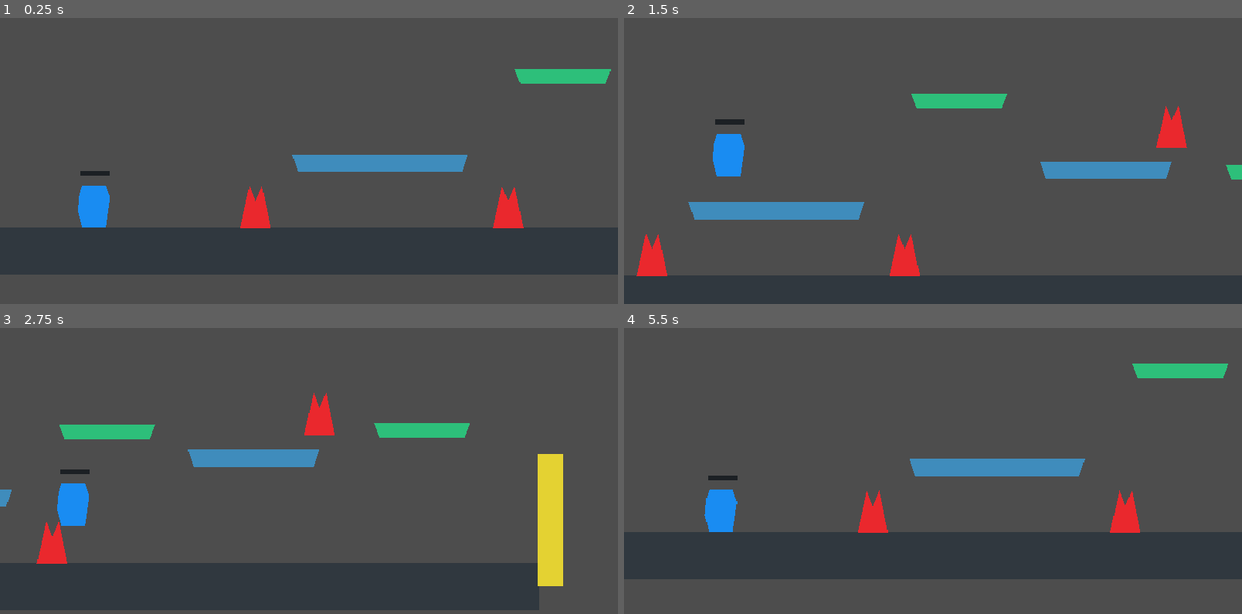
Above: before the commit, frames 1-4 (two rows, left to right).
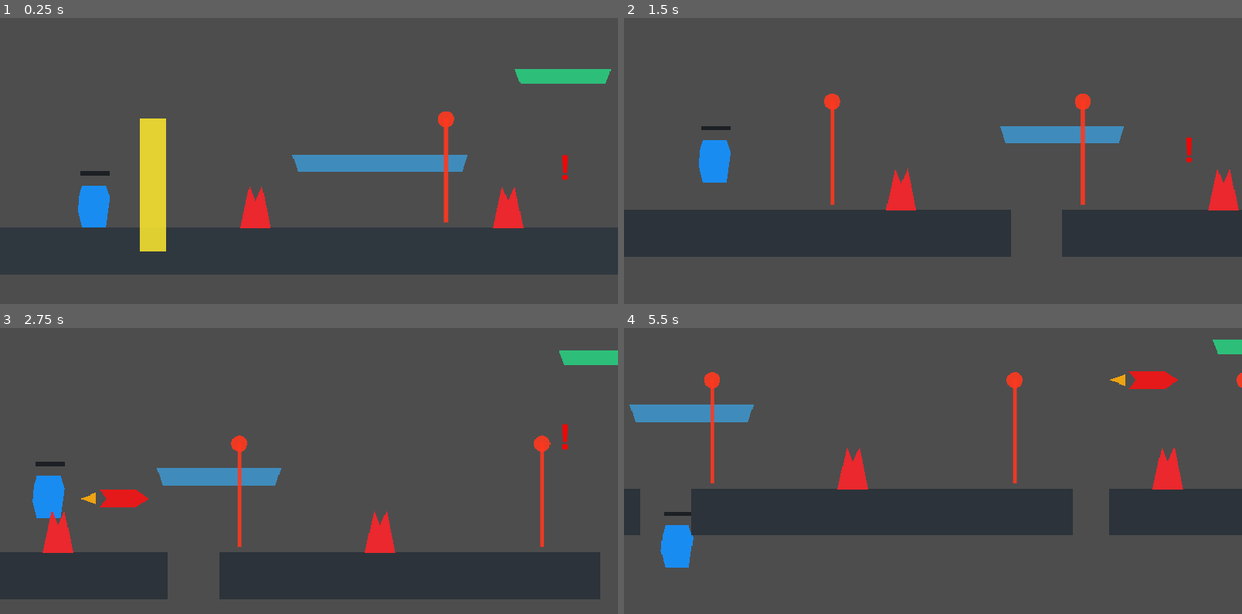
Above: after the commit, the same moments.

Repository: lorenzopirrone/SpazioTerzo
Game: Godot game, scene res://scenes/main.tscn
Same seed, same stepped clock (60 frames per second), same inputs: the game is played once before the commit and once after it. Sound files missing from this copy of the repository are replaced by a short silence.
Inputs (mouse positions are in pixels of both pictures, inside the frame that each line leads up to):
- Up to frame 1 (0.25 s): no input
- Up to frame 2 (1.5 s): move the mouse to (1068, 146) at 0.52 s; hold F (runner_punch) 0.53-1.28 s; click (1068, 146) at 0.67 s; tap Space (runner_jump) at 0.77 s; move the mouse to (809, 175) at 1.27 s; tap F (runner_punch) at 1.35 s; click (809, 175) at 1.42 s
- Up to frame 3 (2.75 s): tap Space (runner_jump) at 1.52 s; move the mouse to (370, 408) at 2.02 s; hold F (runner_punch) from 2.03 s (still down); click (370, 408) at 2.17 s
- Up to frame 4 (5.5 s): move the mouse to (902, 528) at 2.77 s; release F (runner_punch) at 2.78 s; tap F (runner_punch) at 2.85, 4.35 s; click (902, 528) at 2.92 s; tap Space (runner_jump) at 3.02, 3.77, 4.52 s; move the mouse to (1118, 513) at 3.52 s; hold F (runner_punch) 3.53-4.28 s; click (1118, 513) at 3.67 s; move the mouse to (747, 428) at 4.27 s; click (747, 428) at 4.42 s; move the mouse to (963, 471) at 5.02 s; hold F (runner_punch) from 5.03 s (still down); click (963, 471) at 5.17 s

The runs differ from the first frame. In frame 1, 2.5% of the frame differs, in the area x 22-92%, y 32-82%; in frame 2, 33%; in frame 3, 18%; in frame 4, 35%, in the area x 0-100%, y 4-88%.

Commit message:
Wip

Diff:
--- a/spazio-terzo/scenes/actors/player.tscn
+++ b/spazio-terzo/scenes/actors/player.tscn
@@ -1,6 +1,7 @@
-[gd_scene load_steps=4 format=3]
+[gd_scene load_steps=5 format=3]
 
 [ext_resource type="Script" path="res://scripts/player_runner.gd" id="1_player"]
+[ext_resource type="Script" path="res://scripts/jump_trajectory_preview.gd" id="2_trajectory"]
 
 [sub_resource type="RectangleShape2D" id="RectangleShape2D_body"]
 size = Vector2(36, 58)
@@ -8,7 +9,7 @@
 [sub_resource type="RectangleShape2D" id="RectangleShape2D_punch"]
 size = Vector2(64, 22)
 
-[node name="Player" type="CharacterBody2D"]
+[node name="Player" type="CharacterBody2D" groups=["player"]]
 script = ExtResource("1_player")
 
 [node name="Body" type="Polygon2D" parent="."]
@@ -41,3 +42,6 @@
 color = Color(1, 0.78, 0.22, 1)
 polygon = PackedVector2Array(0, -48, 40, -48, 40, -42, 0, -42)
 position = Vector2(-20, 0)
+
+[node name="JumpTrajectoryPreview" type="Node2D" parent="."]
+script = ExtResource("2_trajectory")
--- /dev/null
+++ b/spazio-terzo/scenes/environment/audio_peak_marker.tscn
@@ -0,0 +1,6 @@
+[gd_scene load_steps=2 format=3]
+
+[ext_resource type="Script" path="res://scripts/audio_peak_marker.gd" id="1_marker"]
+
+[node name="AudioPeakMarker" type="Node2D"]
+script = ExtResource("1_marker")
--- /dev/null
+++ b/spazio-terzo/scenes/environment/incoming_obstacle.tscn
@@ -0,0 +1,38 @@
+[gd_scene load_steps=4 format=3]
+
+[ext_resource type="Script" path="res://scripts/incoming_obstacle.gd" id="1_incoming"]
+
+[sub_resource type="CapsuleShape2D" id="CapsuleShape2D_missile"]
+radius = 13.0
+height = 58.0
+
+[node name="IncomingObstacle" type="Node2D"]
+script = ExtResource("1_incoming")
+
+[node name="Warning" type="Label" parent="."]
+offset_left = -12.0
+offset_top = -44.0
+offset_right = 12.0
+offset_bottom = 12.0
+theme_override_colors/font_color = Color(1, 0, 0, 1)
+theme_override_font_sizes/font_size = 48
+text = "!"
+horizontal_alignment = 1
+vertical_alignment = 1
+
+[node name="Missile" type="Area2D" parent="."]
+collision_layer = 4
+collision_mask = 3
+
+[node name="Visual" type="Polygon2D" parent="Missile"]
+color = Color(0.9, 0.1, 0.1, 1)
+polygon = PackedVector2Array(-34, -12, 16, -12, 34, 0, 16, 12, -34, 12, -24, 0)
+
+[node name="Flame" type="Polygon2D" parent="Missile"]
+position = Vector2(-38, 0)
+color = Color(1, 0.68, 0.05, 0.9)
+polygon = PackedVector2Array(0, -8, -22, 0, 0, 8)
+
+[node name="CollisionShape2D" type="CollisionShape2D" parent="Missile"]
+rotation = 1.5708
+shape = SubResource("CapsuleShape2D_missile")
--- a/spazio-terzo/scenes/environment/moving_platform.tscn
+++ b/spazio-terzo/scenes/environment/moving_platform.tscn
@@ -16,3 +16,5 @@
 
 [node name="CollisionShape2D" type="CollisionShape2D" parent="."]
 shape = SubResource("RectangleShape2D_platform")
+one_way_collision = true
+one_way_collision_margin = 10.0
--- /dev/null
+++ b/spazio-terzo/scenes/environment/trampoline.tscn
@@ -0,0 +1,40 @@
+[gd_scene load_steps=5 format=3]
+
+[ext_resource type="Script" path="res://scripts/trampoline.gd" id="1_trampoline"]
+[ext_resource type="Script" path="res://scripts/trampoline_trajectory_preview.gd" id="2_preview"]
+
+[sub_resource type="RectangleShape2D" id="RectangleShape2D_trigger"]
+size = Vector2(86, 22)
+
+[sub_resource type="RectangleShape2D" id="RectangleShape2D_body"]
+size = Vector2(92, 18)
+
+[node name="Trampoline" type="Area2D"]
+collision_mask = 1
+script = ExtResource("1_trampoline")
+
+[node name="Visual" type="Polygon2D" parent="."]
+color = Color(0.08, 0.82, 0.44, 1)
+polygon = PackedVector2Array(-46, 5, -36, -9, 36, -9, 46, 5, 32, 9, -32, 9)
+
+[node name="Pad" type="Polygon2D" parent="."]
+color = Color(1, 0.95, 0.2, 1)
+polygon = PackedVector2Array(-34, -12, 34, -12, 28, -4, -28, -4)
+
+[node name="CollisionShape2D" type="CollisionShape2D" parent="."]
+position = Vector2(0, -10)
+shape = SubResource("RectangleShape2D_trigger")
+
+[node name="SolidBase" type="StaticBody2D" parent="."]
+collision_layer = 1
+collision_mask = 1
+
+[node name="CollisionShape2D" type="CollisionShape2D" parent="SolidBase"]
+position = Vector2(0, 5)
+shape = SubResource("RectangleShape2D_body")
+one_way_collision = true
+one_way_collision_margin = 10.0
+
+[node name="TrampolineTrajectoryPreview" type="Node2D" parent="."]
+position = Vector2(0, -18)
+script = ExtResource("2_preview")
--- a/spazio-terzo/scenes/levels/level_01.tscn
+++ b/spazio-terzo/scenes/levels/level_01.tscn
@@ -6,9 +6,13 @@
 [ext_resource type="PackedScene" path="res://scenes/environment/finish_line.tscn" id="4_finish"]
 [ext_resource type="Script" path="res://scripts/level_root.gd" id="5_level"]
 [ext_resource type="Script" path="res://scripts/runner_camera.gd" id="6_camera"]
+[ext_resource type="PackedScene" path="res://scenes/environment/incoming_obstacle.tscn" id="7_incoming"]
+[ext_resource type="PackedScene" path="res://scenes/environment/audio_peak_marker.tscn" id="8_peak_marker"]
+[ext_resource type="PackedScene" path="res://scenes/environment/trampoline.tscn" id="9_trampoline"]
+[ext_resource type="AudioStreamWAV" path="res://Audio/guaglio_demo_16bit.wav" id="10_audio"]
 
 [sub_resource type="RectangleShape2D" id="RectangleShape2D_ground"]
-size = Vector2(1500, 64)
+size = Vector2(43000, 64)
 
 [sub_resource type="RectangleShape2D" id="RectangleShape2D_platform_a"]
 size = Vector2(240, 24)
@@ -18,6 +22,10 @@
 
 [node name="Level01" type="Node2D" groups=["level_root"]]
 script = ExtResource("5_level")
+audio_stream = ExtResource("10_audio")
+manual_track_duration_seconds = 160.82
+peak_times = Array[float]([2.04, 4.02, 5.94, 7.92, 9.9, 11.88, 13.8, 15.78, 17.28, 19.26, 21.24, 25.2, 27.6, 29.52, 31.02, 34.68, 37.44, 40.92, 43.32, 45.3, 46.74, 48.78, 50.46, 52.08, 53.52, 56.28, 58.62, 63.0, 64.98, 66.96, 68.94, 70.86, 72.84, 74.82, 76.8, 79.08, 81.96, 84.66, 87.36, 90.9, 92.52, 93.96, 97.62, 100.38, 103.86, 109.74, 111.72, 113.4, 115.02, 116.52, 119.28, 121.56, 125.94, 127.92, 129.9, 131.88, 133.86, 135.78, 137.76, 139.74, 141.72, 143.7, 145.62, 147.6, 151.56, 153.0, 155.46, 157.32])
+peak_marker_scene = ExtResource("8_peak_marker")
 
 [node name="Player" parent="." instance=ExtResource("1_player")]
 position = Vector2(90, 420)
@@ -32,11 +40,11 @@
 horizontal_lookahead = 340.0
 
 [node name="Ground" type="StaticBody2D" parent="."]
-position = Vector2(620, 510)
+position = Vector2(21500, 510)
 
 [node name="Visual" type="Polygon2D" parent="Ground"]
 color = Color(0.19, 0.22, 0.25, 1)
-polygon = PackedVector2Array(-750, -32, 750, -32, 750, 32, -750, 32)
+polygon = PackedVector2Array(-21500, -32, 21500, -32, 21500, 32, -21500, 32)
 
 [node name="CollisionShape2D" type="CollisionShape2D" parent="Ground"]
 shape = SubResource("RectangleShape2D_ground")
@@ -50,6 +58,8 @@
 
 [node name="CollisionShape2D" type="CollisionShape2D" parent="StepPlatform"]
 shape = SubResource("RectangleShape2D_platform_a")
+one_way_collision = true
+one_way_collision_margin = 10.0
 
 [node name="UpperPlatform" type="StaticBody2D" parent="."]
 position = Vector2(980, 335)
@@ -60,6 +70,8 @@
 
 [node name="CollisionShape2D" type="CollisionShape2D" parent="UpperPlatform"]
 shape = SubResource("RectangleShape2D_platform_b")
+one_way_collision = true
+one_way_collision_margin = 10.0
 
 [node name="FlyingPlatformA" parent="." instance=ExtResource("3_platform")]
 position = Vector2(780, 300)
@@ -80,5 +92,24 @@
 [node name="ObstacleC" parent="." instance=ExtResource("2_obstacle")]
 position = Vector2(1070, 275)
 
+[node name="IncomingObstacleA" parent="." instance=ExtResource("7_incoming")]
+position = Vector2(825, 405)
+
+[node name="IncomingObstacleB" parent="." instance=ExtResource("7_incoming")]
+position = Vector2(1190, 285)
+warning_time = 0.9
+speed = 620.0
+
+[node name="TrampolineA" parent="." instance=ExtResource("9_trampoline")]
+position = Vector2(1480, 490)
+
+[node name="TrampolineB" parent="." instance=ExtResource("9_trampoline")]
+position = Vector2(2640, 490)
+launch_velocity = -1040.0
+
 [node name="FinishLine" parent="." instance=ExtResource("4_finish")]
 position = Vector2(1385, 420)
+
+[node name="AudioStreamPlayer" type="AudioStreamPlayer" parent="."]
+
+[node name="AudioPeakMarkers" type="Node2D" parent="."]
--- a/spazio-terzo/scenes/levels/level_02.tscn
+++ b/spazio-terzo/scenes/levels/level_02.tscn
@@ -1,11 +1,13 @@
-[gd_scene load_steps=11 format=3]
+[gd_scene load_steps=13 format=3 uid="uid://co8cx6u2i0ivx"]
 
 [ext_resource type="PackedScene" path="res://scenes/actors/player.tscn" id="1_player"]
 [ext_resource type="PackedScene" path="res://scenes/environment/obstacle.tscn" id="2_obstacle"]
 [ext_resource type="PackedScene" path="res://scenes/environment/moving_platform.tscn" id="3_platform"]
 [ext_resource type="PackedScene" path="res://scenes/environment/finish_line.tscn" id="4_finish"]
-[ext_resource type="Script" path="res://scripts/level_root.gd" id="5_level"]
-[ext_resource type="Script" path="res://scripts/runner_camera.gd" id="6_camera"]
+[ext_resource type="Script" uid="uid://bmdaxe4v554mg" path="res://scripts/level_root.gd" id="5_level"]
+[ext_resource type="Script" uid="uid://dct11fo22cgaa" path="res://scripts/runner_camera.gd" id="6_camera"]
+[ext_resource type="PackedScene" path="res://scenes/environment/incoming_obstacle.tscn" id="7_incoming"]
+[ext_resource type="PackedScene" path="res://scenes/environment/audio_peak_marker.tscn" id="8_peak_marker"]
 
 [sub_resource type="RectangleShape2D" id="RectangleShape2D_ground_a"]
 size = Vector2(620, 64)
@@ -21,15 +23,18 @@
 
 [node name="Level02" type="Node2D" groups=["level_root"]]
 script = ExtResource("5_level")
+manual_track_duration_seconds = 6.0
+peak_times = Array[float]([1.0, 2.2, 3.65, 4.75])
+peak_marker_scene = ExtResource("8_peak_marker")
 
 [node name="Player" parent="." instance=ExtResource("1_player")]
-position = Vector2(90, 420)
+position = Vector2(51, 422)
 run_speed = 285.0
 jump_velocity = -590.0
+gravity = 1200.0
 
 [node name="RunnerCamera" type="Camera2D" parent="."]
 position = Vector2(410, 360)
-zoom = Vector2(1, 1)
 position_smoothing_enabled = true
 position_smoothing_speed = 8.0
 script = ExtResource("6_camera")
@@ -75,6 +80,8 @@
 
 [node name="CollisionShape2D" type="CollisionShape2D" parent="FloatingStep"]
 shape = SubResource("RectangleShape2D_platform")
+one_way_collision = true
+one_way_collision_margin = 10.0
 
 [node name="FlyingPlatformA" parent="." instance=ExtResource("3_platform")]
 position = Vector2(1180, 330)
@@ -98,5 +105,22 @@
 [node name="ObstacleD" parent="." instance=ExtResource("2_obstacle")]
 position = Vector2(1510, 450)
 
+[node name="IncomingObstacleA" parent="." instance=ExtResource("7_incoming")]
+position = Vector2(680, 405)
+
+[node name="IncomingObstacleB" parent="." instance=ExtResource("7_incoming")]
+position = Vector2(1160, 330)
+speed = 620.0
+warning_time = 0.85
+
+[node name="IncomingObstacleC" parent="." instance=ExtResource("7_incoming")]
+position = Vector2(1540, 405)
+speed = 680.0
+warning_time = 0.65
+
 [node name="FinishLine" parent="." instance=ExtResource("4_finish")]
 position = Vector2(1785, 420)
+
+[node name="AudioStreamPlayer" type="AudioStreamPlayer" parent="."]
+
+[node name="AudioPeakMarkers" type="Node2D" parent="."]
--- /dev/null
+++ b/spazio-terzo/scripts/audio_peak_marker.gd
@@ -0,0 +1,9 @@
+extends Node2D
+
+@export var marker_height: float = 140.0
+@export var marker_color: Color = Color(1.0, 0.22, 0.12, 0.9)
+
+
+func _draw() -> void:
+	draw_line(Vector2.ZERO, Vector2(0.0, -marker_height), marker_color, 4.0, true)
+	draw_circle(Vector2(0.0, -marker_height), 11.0, marker_color)
--- /dev/null
+++ b/spazio-terzo/scripts/incoming_obstacle.gd
@@ -0,0 +1,91 @@
+extends Node2D
+
+@export var speed: float = 560.0
+@export var trigger_distance: float = 760.0
+@export var warning_time: float = 0.75
+@export var spawn_offset_from_camera: float = 90.0
+@export var despawn_left_margin: float = 260.0
+@export var can_be_punched: bool = true
+
+@onready var warning: Label = $Warning
+@onready var missile: Area2D = $Missile
+
+var _trigger_x: float
+var _lane_y: float
+var _state := "waiting"
+var _warning_timer: float = 0.0
+var _player: Node2D
+
+
+func _ready() -> void:
+	_trigger_x = global_position.x
+	_lane_y = global_position.y
+	_player = get_tree().get_first_node_in_group("player") as Node2D
+	warning.hide()
+	missile.hide()
+	missile.monitoring = false
+	missile.body_entered.connect(_on_missile_body_entered)
+	missile.area_entered.connect(_on_missile_area_entered)
+
+
+func _process(delta: float) -> void:
+	if _player == null:
+		_player = get_tree().get_first_node_in_group("player") as Node2D
+		return
+
+	match _state:
+		"waiting":
+			if _player.global_position.x >= _trigger_x - trigger_distance:
+				_start_warning()
+		"warning":
+			_follow_camera_edge()
+			_warning_timer -= delta
+			if _warning_timer <= 0.0:
+				_launch()
+		"launched":
+			global_position.x -= speed * delta
+			var camera := get_viewport().get_camera_2d()
+			var left_edge := _player.global_position.x - despawn_left_margin
+			if camera:
+				left_edge = camera.get_screen_center_position().x - (get_viewport_rect().size.x * 0.5 / camera.zoom.x) - despawn_left_margin
+			if global_position.x < left_edge:
+				queue_free()
+
+
+func _start_warning() -> void:
+	_state = "warning"
+	_warning_timer = warning_time
+	global_position.y = _lane_y
+	_follow_camera_edge()
+	warning.show()
+
+
+func _follow_camera_edge() -> void:
+	var camera := get_viewport().get_camera_2d()
+	if camera:
+		global_position.x = camera.get_screen_center_position().x + (get_viewport_rect().size.x * 0.5 / camera.zoom.x) - 72.0
+	else:
+		global_position.x = _player.global_position.x + trigger_distance
+
+
+func _launch() -> void:
+	var camera := get_viewport().get_camera_2d()
+	if camera:
+		global_position.x = camera.get_screen_center_position().x + (get_viewport_rect().size.x * 0.5 / camera.zoom.x) + spawn_offset_from_camera
+	else:
+		global_position.x = _player.global_position.x + trigger_distance
+
+	warning.hide()
+	missile.show()
+	missile.monitoring = true
+	_state = "launched"
+
+
+func _on_missile_body_entered(body: Node2D) -> void:
+	if body.has_method("take_hit"):
+		body.take_hit()
+
+
+func _on_missile_area_entered(area: Area2D) -> void:
+	if can_be_punched and area.name == "PunchArea":
+		queue_free()
--- /dev/null
+++ b/spazio-terzo/scripts/jump_trajectory_preview.gd
@@ -0,0 +1,58 @@
+@tool
+extends Node2D
+
+@export var preview_time: float = 0.95:
+	set(value):
+		preview_time = value
+		queue_redraw()
+@export var step_time: float = 0.06:
+	set(value):
+		step_time = value
+		queue_redraw()
+@export var line_color: Color = Color(1.0, 0.85, 0.2, 0.85):
+	set(value):
+		line_color = value
+		queue_redraw()
+@export var point_radius: float = 4.0:
+	set(value):
+		point_radius = value
+		queue_redraw()
+
+
+func _ready() -> void:
+	if not Engine.is_editor_hint():
+		hide()
+		set_process(false)
+
+
+func _process(_delta: float) -> void:
+	if Engine.is_editor_hint():
+		queue_redraw()
+
+
+func _draw() -> void:
+	if not Engine.is_editor_hint():
+		return
+
+	var player := get_parent()
+	if player == null:
+		return
+
+	var run_speed := float(player.get("run_speed"))
+	var jump_velocity := float(player.get("jump_velocity"))
+	var gravity := float(player.get("gravity"))
+	var points: PackedVector2Array = []
+	var t := 0.0
+
+	while t <= preview_time:
+		var x := run_speed * t
+		var y := jump_velocity * t + 0.5 * gravity * t * t
+		points.append(Vector2(x, y))
+		t += maxf(step_time, 0.01)
+
+	if points.size() < 2:
+		return
+
+	draw_polyline(points, line_color, 3.0, true)
+	for point in points:
+		draw_circle(point, point_radius, line_color)
--- a/spazio-terzo/scripts/level_root.gd
+++ b/spazio-terzo/scripts/level_root.gd
@@ -7,6 +7,18 @@
 @export var player_path: NodePath = ^"Player"
 @export var death_y: float = 760.0
 
+@export_group("Audio Sync")
+@export var audio_stream: AudioStream
+@export var manual_track_duration_seconds: float = 0.0
+@export var auto_place_finish_line: bool = true
+@export var finish_line_path: NodePath = ^"FinishLine"
+@export var finish_padding: float = 0.0
+@export var audio_player_path: NodePath = ^"AudioStreamPlayer"
+@export var peak_times: Array[float] = []
+@export var peak_marker_scene: PackedScene
+@export var peak_marker_parent_path: NodePath = ^"AudioPeakMarkers"
+@export var peak_marker_y: float = 470.0
+
 var player: Node2D
 
 
@@ -14,6 +26,7 @@
 	player = get_node_or_null(player_path) as Node2D
 	if player:
 		player.connect("died", _on_player_died)
+	_setup_audio_sync()
 
 
 func _physics_process(_delta: float) -> void:
@@ -27,3 +40,49 @@
 
 func _on_player_died() -> void:
 	player_died.emit()
+
+
+func _setup_audio_sync() -> void:
+	var duration := _get_track_duration()
+	if duration <= 0.0:
+		return
+
+	var player_speed := float(player.get("run_speed"))
+	var start_x := player.global_position.x
+	if auto_place_finish_line:
+		var finish_line := get_node_or_null(finish_line_path) as Node2D
+		if finish_line:
+			finish_line.global_position.x = start_x + player_speed * duration + finish_padding
+
+	var audio_player := get_node_or_null(audio_player_path) as AudioStreamPlayer
+	if audio_player and audio_stream:
+		audio_player.stream = audio_stream
+		audio_player.play()
+
+	_create_peak_markers(start_x, player_speed)
+
+
+func _get_track_duration() -> float:
+	if audio_stream and audio_stream.get_length() > 0.0:
+		return audio_stream.get_length()
+	return manual_track_duration_seconds
+
+
+func _create_peak_markers(start_x: float, player_speed: float) -> void:
+	if peak_marker_scene == null:
+		return
+
+	var parent := get_node_or_null(peak_marker_parent_path) as Node2D
+	if parent == null:
+		parent = self
+
+	for child in parent.get_children():
+		child.queue_free()
+
+	for peak_time in peak_times:
+		if peak_time < 0.0:
+			continue
+
+		var marker := peak_marker_scene.instantiate() as Node2D
+		parent.add_child(marker)
+		marker.global_position = Vector2(start_x + player_speed * peak_time, peak_marker_y)
--- a/spazio-terzo/scripts/player_runner.gd
+++ b/spazio-terzo/scripts/player_runner.gd
@@ -95,6 +95,16 @@
 	died.emit()
 
 
+func apply_jump_impulse(vertical_velocity: float, horizontal_boost: float = 0.0) -> void:
+	if _dead:
+		return
+
+	velocity.y = vertical_velocity
+	velocity.x = maxf(velocity.x, run_speed + horizontal_boost)
+	_coyote_timer = 0.0
+	_jump_buffer_timer = 0.0
+
+
 func _handle_screen_touch(event: InputEventScreenTouch) -> void:
 	if event.pressed:
 		if event.position.x < get_viewport_rect().size.x * punch_screen_split:
--- /dev/null
+++ b/spazio-terzo/scripts/trampoline.gd
@@ -0,0 +1,13 @@
+extends Area2D
+
+@export var launch_velocity: float = -920.0
+@export var horizontal_boost: float = 0.0
+
+
+func _ready() -> void:
+	body_entered.connect(_on_body_entered)
+
+
+func _on_body_entered(body: Node2D) -> void:
+	if body.has_method("apply_jump_impulse"):
+		body.apply_jump_impulse(launch_velocity, horizontal_boost)
--- /dev/null
+++ b/spazio-terzo/scripts/trampoline_trajectory_preview.gd
@@ -0,0 +1,59 @@
+@tool
+extends Node2D
+
+@export var run_speed: float = 260.0:
+	set(value):
+		run_speed = value
+		queue_redraw()
+@export var launch_velocity: float = -920.0:
+	set(value):
+		launch_velocity = value
+		queue_redraw()
+@export var gravity: float = 1500.0:
+	set(value):
+		gravity = value
+		queue_redraw()
+@export var preview_time: float = 1.25:
+	set(value):
+		preview_time = value
+		queue_redraw()
+@export var step_time: float = 0.06:
+	set(value):
+		step_time = value
+		queue_redraw()
+@export var line_color: Color = Color(0.15, 0.95, 0.55, 0.88):
+	set(value):
+		line_color = value
+		queue_redraw()
+
+
+func _ready() -> void:
+	if not Engine.is_editor_hint():
+		hide()
+		set_process(false)
+
+
+func _process(_delta: float) -> void:
+	if Engine.is_editor_hint():
+		var trampoline := get_parent()
+		if trampoline:
+			launch_velocity = float(trampoline.get("launch_velocity"))
+		queue_redraw()
+
+
+func _draw() -> void:
+	if not Engine.is_editor_hint():
+		return
+
+	var points: PackedVector2Array = []
+	var t := 0.0
+	while t <= preview_time:
+		points.append(Vector2(run_speed * t, launch_velocity * t + 0.5 * gravity * t * t))
+		t += maxf(step_time, 0.01)
+
+	if points.size() < 2:
+		return
+
+	draw_polyline(points, line_color, 3.0, true)
+	for point in points:
+		draw_circle(point, 4.0, line_color)
Not shown, added: spazio-terzo/Audio/guaglio_demo_16bit.wav.import
Not shown: 1 places in spazio-terzo/scenes/levels/level_01.tscn that only renumber resources
Not shown, added: spazio-terzo/scripts/audio_peak_marker.gd.uid
Not shown, added: spazio-terzo/scripts/incoming_obstacle.gd.uid
Not shown, added: spazio-terzo/scripts/jump_trajectory_preview.gd.uid
Not shown, added: spazio-terzo/scripts/trampoline.gd.uid
Not shown, added: spazio-terzo/scripts/trampoline_trajectory_preview.gd.uid
Not shown, added: spazio-terzo/Audio/guaglio_demo_16bit.wav
Not shown, added: spazio-terzo/Audio/guaglio_demo_16bit.wav.import53850303.tmp
Not shown, added: spazio-terzo/scripts/trampoline.gd.uid12198612.tmp
Not shown, added: spazio-terzo/scripts/trampoline.gd.uid4923170.tmp
Not shown, added: spazio-terzo/scripts/trampoline_trajectory_preview.gd.uid21080964.tmp
(and 1 more such lines)
